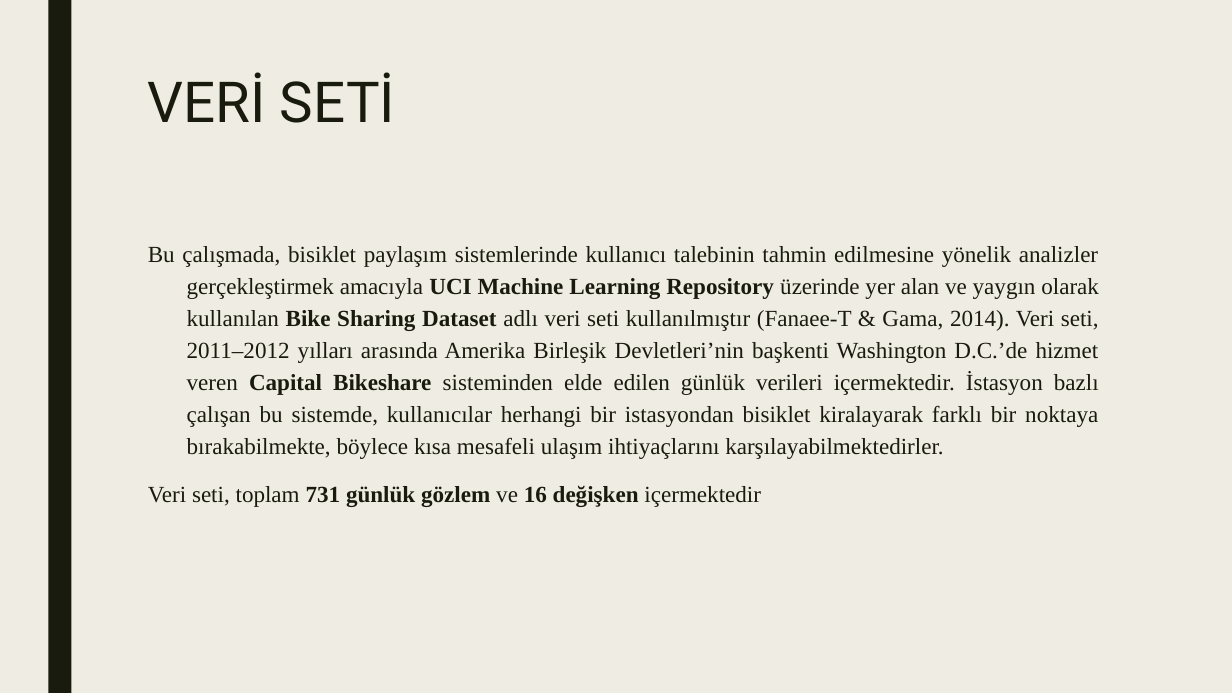
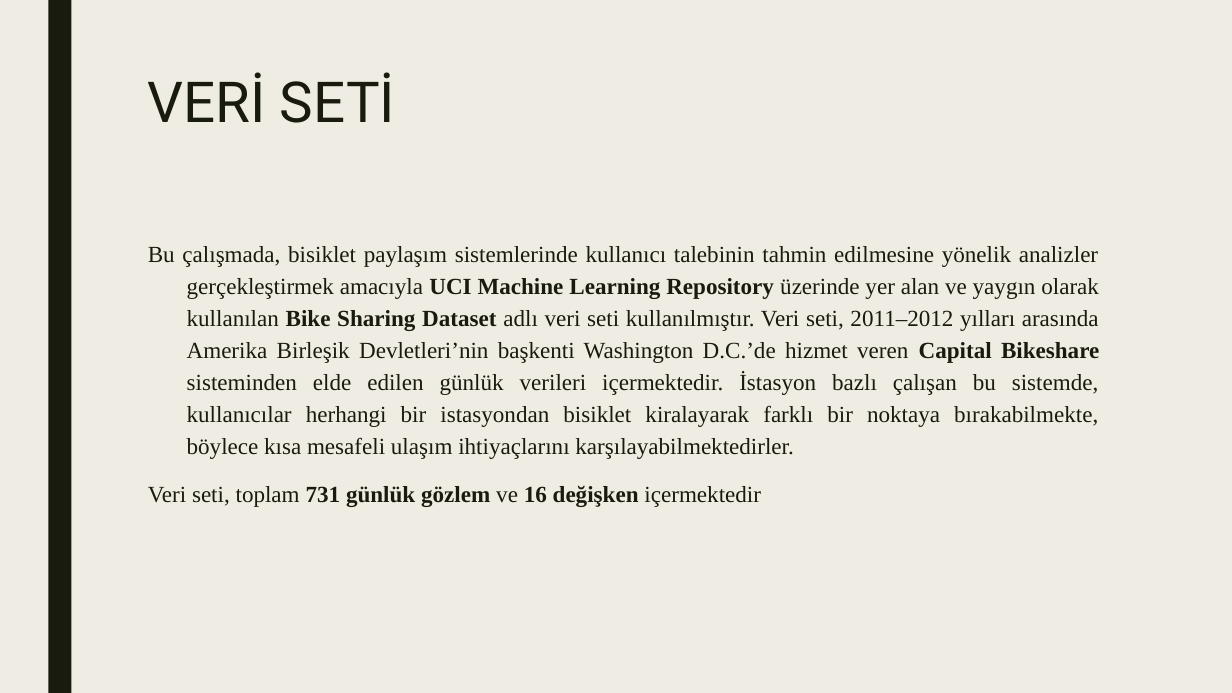
Before and after one commit to quantumpunch/BMT-218-Bike-Sharing-Projesi, a slide deck: slide 4 of veri sunum.pptx. Drawn at 1232x693 pixels with LibreOffice and Linux fonts; fonts in the diff are those of the drawing. Boxes give left, top, right and bottom in pixels: in the first picture for what was removed or moved away, otherwise in the second. Text is boxed around its words. In the diff, an @@ line names an element or a change of style, - is before the commit and + after.

```diff
--- a/veri sunum.pptx
+++ b/veri sunum.pptx
@@ text at [148, 246, 1099, 459]: text changed @@
-Bu çalışmada, bisiklet paylaşım sistemlerinde kullanıcı talebinin tahmin edilmesine yönelik analizler gerçekleştirmek amacıyla UCI Machine Learning Repository üzerinde yer alan ve yaygın olarak kullanılan Bike Sharing Dataset adlı veri seti kullanılmıştır (Fanaee-T & Gama, 2014). Veri seti, 2011–2012 yılları arasında Amerika Birleşik Devletleri’nin başkenti Washington D.C.’de hizmet veren Capital Bikeshare sisteminden elde edilen günlük verileri içermektedir. İstasyon bazlı çalışan bu sistemde, kullanıcılar herhangi bir istasyondan bisiklet kiralayarak farklı bir noktaya bırakabilmekte, böylece kısa mesafeli ulaşım ihtiyaçlarını karşılayabilmektedirler.
+Bu çalışmada, bisiklet paylaşım sistemlerinde kullanıcı talebinin tahmin edilmesine yönelik analizler gerçekleştirmek amacıyla UCI Machine Learning Repository üzerinde yer alan ve yaygın olarak kullanılan Bike Sharing Dataset adlı veri seti kullanılmıştır. Veri seti, 2011–2012 yılları arasında Amerika Birleşik Devletleri’nin başkenti Washington D.C.’de hizmet veren Capital Bikeshare sisteminden elde edilen günlük verileri içermektedir. İstasyon bazlı çalışan bu sistemde, kullanıcılar herhangi bir istasyondan bisiklet kiralayarak farklı bir noktaya bırakabilmekte, böylece kısa mesafeli ulaşım ihtiyaçlarını karşılayabilmektedirler.
```
Also in this commit, not shown: 1 other file.
